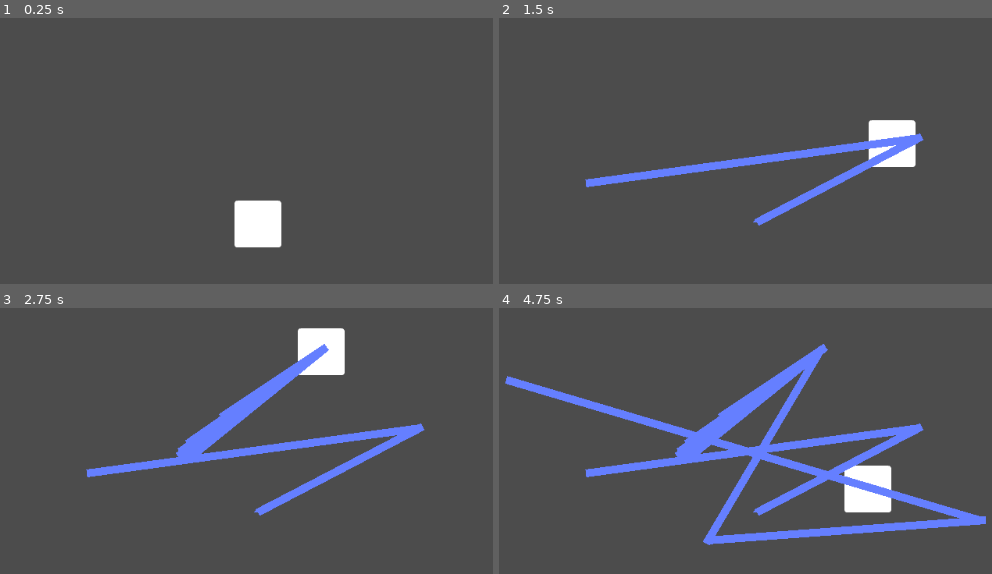
Above: before the commit, frames 1-4 (two rows, left to right).
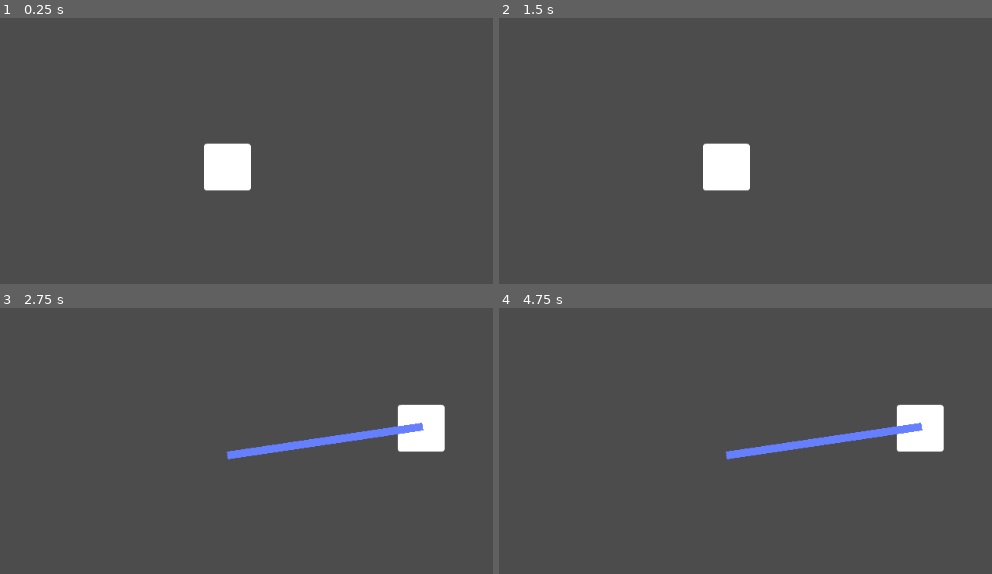
Above: after the commit, the same moments.

Repository: RoutineFreedom/Map-Navigation-Demo
Game: Godot game, scene res://Scenes/World.tscn
Two runs of this game, one before a commit and one after it. Both use one fixed random seed, a clock stepped at 60 frames per second and the inputs below.
Inputs (mouse positions are in pixels of both pictures, inside the frame that each line leads up to):
- Up to frame 1 (0.25 s): no input
- Up to frame 2 (1.5 s): tap Enter at 0.5 s; move the mouse to (922, 137) at 0.52 s; press the mouse at (922, 137) at 0.53 s; move the mouse to (587, 182) at 1.27 s; release the mouse at (587, 182) at 1.28 s; click (587, 182) at 1.35 s
- Up to frame 3 (2.75 s): move the mouse to (325, 347) at 2.02 s; press the mouse at (325, 347) at 2.03 s
- Up to frame 4 (4.75 s): move the mouse to (706, 544) at 2.77 s; release the mouse at (706, 544) at 2.78 s; click (706, 544) at 2.85 s; move the mouse to (987, 520) at 3.52 s; press the mouse at (987, 520) at 3.53 s; move the mouse to (503, 379) at 4.27 s; release the mouse at (503, 379) at 4.28 s; click (503, 379) at 4.35 s

The runs differ from the first frame. In frame 1, 3.5% of the frame differs, in the area x 41-58%, y 46-87%; in frame 2, 5.8%; in frame 3, 7.3%; in frame 4, 13%, in the area x 1-99%, y 13-90%.

Commit message:
Made Click Target Area & Line Resets Now

Diff:
--- a/MN Demo/Scenes/World.tscn
+++ b/MN Demo/Scenes/World.tscn
@@ -4,9 +4,9 @@
 [ext_resource path="res://Scripts/World.gd" type="Script" id=2]
 
 [sub_resource type="NavigationPolygon" id=1]
-vertices = PoolVector2Array( 1020, 9, 1032, 604, 0, 591, 2, 5 )
+vertices = PoolVector2Array( 1022, 4, 1032, 604, -2, 603, 2, 5 )
 polygons = [ PoolIntArray( 0, 1, 2, 3 ) ]
-outlines = [ PoolVector2Array( 2, 5, 0, 591, 1032, 604, 1020, 9 ) ]
+outlines = [ PoolVector2Array( 2, 5, -2, 603, 1032, 604, 1022, 4 ) ]
 
 [node name="World" type="Node2D"]
 script = ExtResource( 2 )
@@ -18,7 +18,8 @@
 navpoly = SubResource( 1 )
 
 [node name="PlayerIcon" parent="Navigation2D" instance=ExtResource( 1 )]
-position = Vector2( 526, 380 )
+position = Vector2( 487, 307 )
+max_speed = 600.0
 
 [node name="Line2D" type="Line2D" parent="."]
 
--- a/MN Demo/Scripts/PlayerIcon.gd
+++ b/MN Demo/Scripts/PlayerIcon.gd
@@ -4,24 +4,43 @@
 
 export (float) var max_speed := 500.0
 export (float) var steering_damp := 6.0
+export (int) var rect_size := 250
 
 onready var _agent: NavigationAgent2D = $NavigationAgent2D
 
 var _velocity := Vector2.ZERO
+var _target_location := Vector2.ZERO
+var _confirm_location := Vector2.ZERO
+var _target_area: Rect2
 var _path: PoolVector2Array
+var _click_count := 0
+var _can_move := false
 
 func _ready() -> void:
 	_agent.set_target_location(global_position)
 
 func _unhandled_input(event: InputEvent) -> void:
 	if event.is_action_pressed("LeftClick"):
-		_agent.set_target_location(get_global_mouse_position())
-		print(_agent.get_final_location())
+		# Player has clicked once, set this location as target
+		if _click_count == 0:
+			_target_location = get_global_mouse_position()
+			_agent.set_target_location(_target_location)
+			# Create rectangle with target location as the middle point
+			var _top_left = Vector2(_target_location.x - rect_size / 2, _target_location.y - rect_size / 2)
+			_target_area = Rect2(_top_left, Vector2(rect_size, rect_size))
+			print("loc: ", _target_location, "area: ", _target_area)
+		# Player has clicked twice, set this location as potential confirmation
+		else:
+			_confirm_location = get_global_mouse_position()
+			print("conf:", _confirm_location)
+			_can_move = _target_area.has_point(_confirm_location)
+
+		_click_count += 1
 
 func _physics_process(delta: float) -> void:
 	if _agent.is_target_reached():
 		return
-	else:
+	elif _click_count > 1 and _can_move:
 		var _direction := global_position.direction_to(_agent.get_next_location())
 		# Modify velocity for steering behaviour
 		var _desired_velocity := _direction * max_speed
@@ -32,6 +51,8 @@
 
 func _on_NavigationAgent2D_target_reached() -> void:
 	_velocity = Vector2.ZERO
+	_click_count = 0
+	_can_move = false
 
 func _on_NavigationAgent2D_path_changed() -> void:
 	_path = _agent.get_nav_path()
--- a/MN Demo/Scripts/World.gd
+++ b/MN Demo/Scripts/World.gd
@@ -7,5 +7,10 @@
 	line_2d.add_point(player_icon.position)
 
 func _on_PlayerIcon_path_updated(path: PoolVector2Array) -> void:
+	# Reset points if there's already a line drawn and the path is updated
+	if line_2d.get_point_count() > 1:
+		line_2d.clear_points()
+		line_2d.add_point(player_icon.position)
+	# Make a line to the path
 	for point in path:
 		line_2d.add_point(point)
